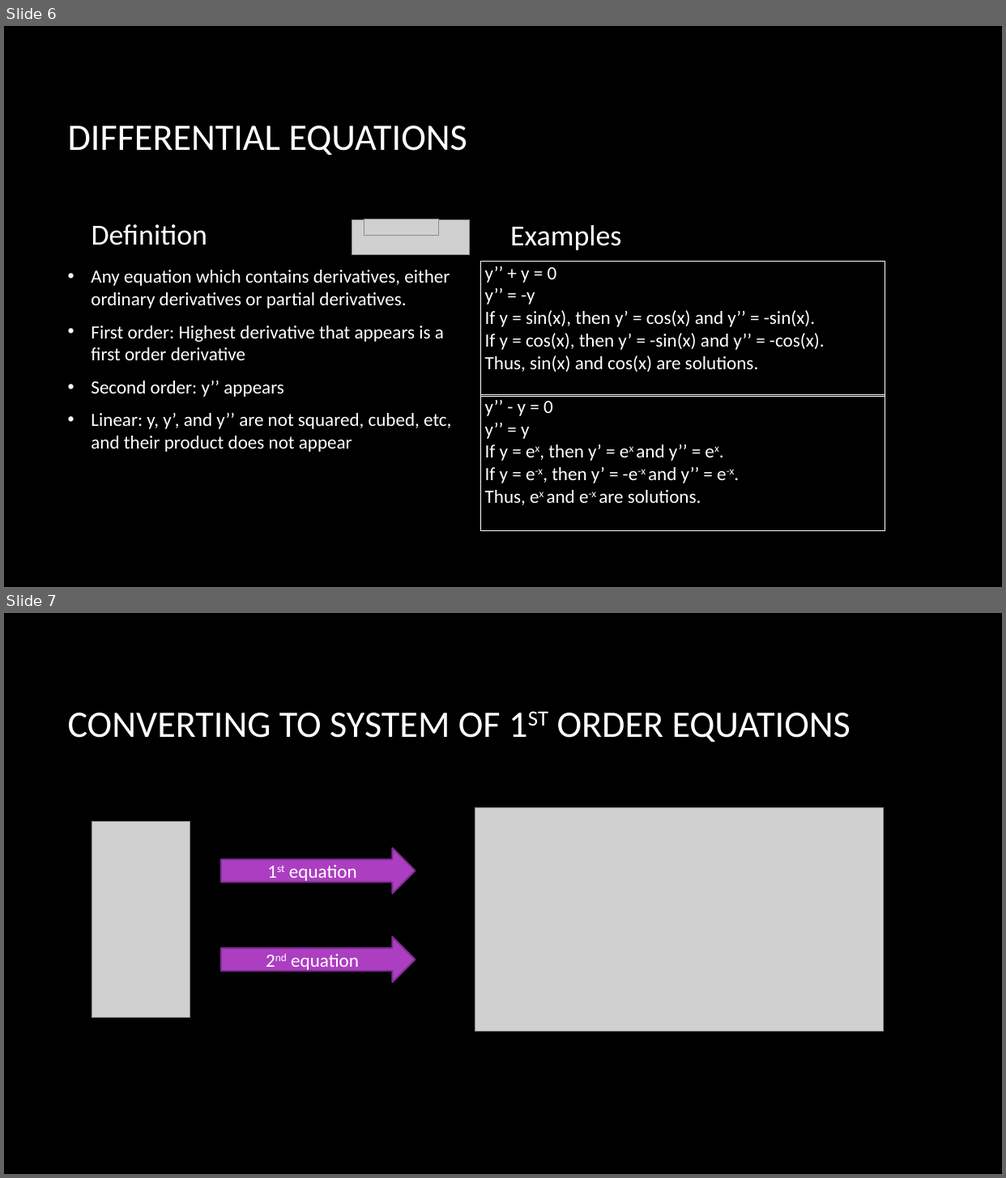
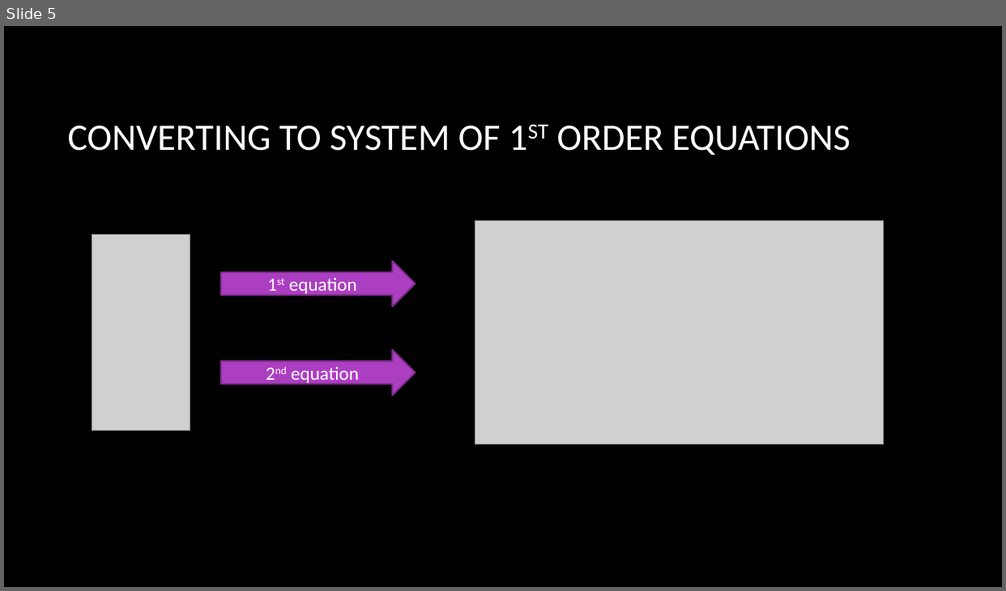
Before and after one commit to Smiley248/nasaspring, a slide deck: Presentations/NASA/NASA presentation.pptx. Shown one above the other, each under a label of ours: slides 6 and 7 before the commit, slide 5 after it. The pictures are 1006x1178 and 1006x591 pixels, drawn with LibreOffice and Linux fonts; fonts in the diff are those of the drawing; grey boxes stand for pictures; background and template pictures are left out. Boxes give left, top, right and bottom in pixels: in the first picture for what was removed or moved away, otherwise in the second. Text is boxed around its words. In the diff, an @@ line names an element or a change of style, - is before the commit and + after.

```diff
--- a/Presentations/NASA/NASA presentation.pptx
+++ b/Presentations/NASA/NASA presentation.pptx
@@ slide 6 removed at (x1=4, y1=26, x2=1002, y2=587), background picture (left out) @@
@@ title removed at (x1=68, y1=126, x2=467, y2=155) @@
-DIFFERENTIAL EQUATIONS
@@ picture removed at (x1=352, y1=220, x2=470, y2=254) @@
@@ picture removed at (x1=364, y1=219, x2=439, y2=236) @@
@@ text removed at (x1=91, y1=224, x2=207, y2=246) @@
-Definition
@@ text removed at (x1=510, y1=225, x2=621, y2=250) @@
-Examples
@@ rectangle removed at (x1=481, y1=261, x2=885, y2=397) @@
-y’’ + y = 0
-y’’ = -y
-If y = sin(x), then y’ = cos(x) and y’’ = -sin(x).
-If y = cos(x), then y’ = -sin(x) and y’’ = -cos(x).
-Thus, sin(x) and cos(x) are solutions.
@@ text removed at (x1=91, y1=270, x2=451, y2=452) @@
-• Any equation which contains derivatives, either ordinary derivatives or partial derivatives.
-• First order: Highest derivative that appears is a first order derivative
-• Second order: y’’ appears
-• Linear: y, y’, and y’’ are not squared, cubed, etc, and their product does not appear
@@ rectangle removed at (x1=481, y1=395, x2=885, y2=531) @@
-y’’ - y = 0
-y’’ = y
-If y = ex, then y’ = ex and y’’ = ex.
-If y = e-x, then y’ = -e-x and y’’ = e-x.
-Thus, ex and e-x are solutions.
@@ what was slide 7 is now slide 5 @@
```
Also in this commit, not shown: 7 slides changed, 4 slides added, 1 other slide removed.
